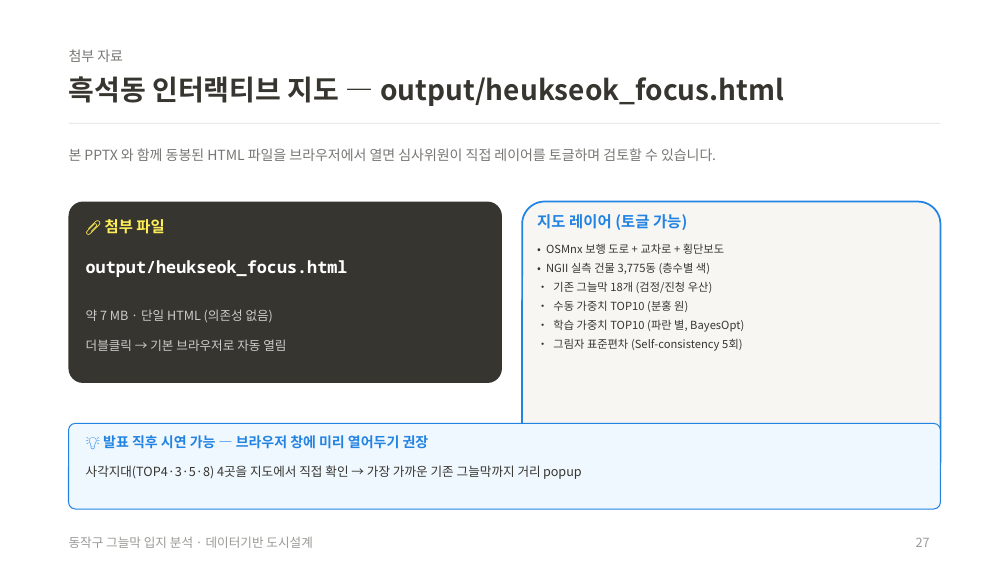
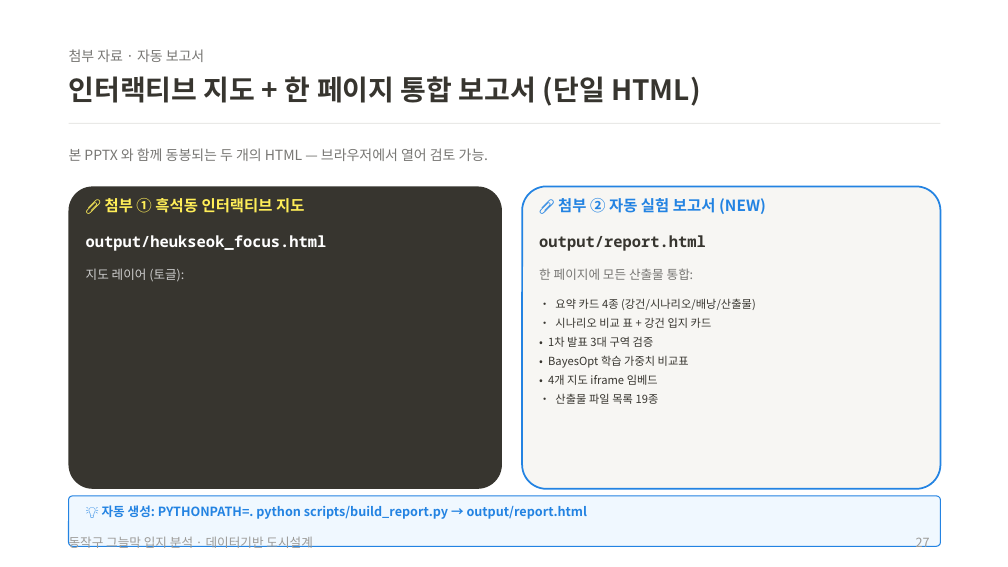
Before and after one commit to thgtot92/project_1, a slide deck: slide 27 of presentation/데이터기반_도시설계_기말_통합발표.pptx. Drawn at 1008x567 pixels with LibreOffice and Linux fonts; fonts in the diff are those of the drawing. Boxes give left, top, right and bottom in pixels: in the first picture for what was removed or moved away, otherwise in the second. Text is boxed around its words. In the diff, an @@ line names an element or a change of style, - is before the commit and + after.

```diff
--- a/presentation/데이터기반_도시설계_기말_통합발표.pptx
+++ b/presentation/데이터기반_도시설계_기말_통합발표.pptx
@@ text at (69,49,205,62): text changed @@
-첨부 자료
+첨부 자료 · 자동 보고서
@@ text at (69,76,700,106): text changed @@
-흑석동 인터랙티브 지도 — output/heukseok_focus.html
+인터랙티브 지도 + 한 페이지 통합 보고서 (단일 HTML)
@@ text at (69,148,488,161): text changed @@
-본 PPTX 와 함께 동봉된 HTML 파일을 브라우저에서 열면 심사위원이 직접 레이어를 토글하며 검토할 수 있습니다.
+본 PPTX 와 함께 동봉되는 두 개의 HTML — 브라우저에서 열어 검토 가능.
@@ rounded rectangle: place and size @@
-rounded rectangle at (69,202,502,383)
+rounded rectangle at (69,186,502,489)
@@ text at (105,198,304,213): text changed @@
-📎 첨부 파일
+📎 첨부 ① 흑석동 인터랙티브 지도
@@ rounded rectangle: place and size @@
-rounded rectangle at (522,202,940,484)
+rounded rectangle at (522,186,940,489)
@@ text added at (558,198,766,214), 11 pt, text #2383E2, bold @@
+📎 첨부 ② 자동 실험 보고서 (NEW)
@@ text "output/heukseok_focus.html": place and size @@
-text "output/heukseok_focus.html" at (86,260,348,277)
+text "output/heukseok_focus.html" at (86,235,327,251)
@@ text "output/heukseok_focus.html" at (86,235,327,251): size 12 to 11 pt @@
@@ text added at (539,235,706,251), 11 pt, text #37352F, bold @@
+output/report.html
@@ text at (86,268,184,282): text changed; size 11 to 9 pt; text colour #2383E2 to #CCCCCC; bold off @@
-지도 레이어 (토글 가능)
+지도 레이어 (토글):
@@ text added at (539,268,693,280), 9 pt, text #787774 @@
+한 페이지에 모든 산출물 통합:
@@ text removed at (546,243,744,351) @@
-• OSMnx 보행 도로 + 교차로 + 횡단보도
-• NGII 실측 건물 3,775동 (층수별 색)
-• 기존 그늘막 18개 (검정/진청 우산)
-• 수동 가중치 TOP10 (분홍 원)
-• 학습 가중치 TOP10 (파란 별, BayesOpt)
-• 그림자 표준편차 (Self-consistency 5회)
@@ text added at (548,298,756,404), 8 pt, text #37352F @@
+• 요약 카드 4종 (강건/시나리오/배낭/산출물)
+• 시나리오 비교 표 + 강건 입지 카드
+• 1차 발표 3대 구역 검증
+• BayesOpt 학습 가중치 비교표
+• 4개 지도 iframe 임베드
+• 산출물 파일 목록 19종
@@ text removed at (86,309,273,323) @@
-약 7 MB · 단일 HTML (의존성 없음)
@@ text removed at (86,339,286,351) @@
-더블클릭 → 기본 브라우저로 자동 열림
@@ text removed at (103,435,429,449) @@
-💡 발표 직후 시연 가능 — 브라우저 창에 미리 열어두기 권장
@@ text removed at (86,465,582,479) @@
-사각지대(TOP4·3·5·8) 4곳을 지도에서 직접 확인 → 가장 가까운 기존 그늘막까지 거리 popup
@@ rounded rectangle: place and size @@
-rounded rectangle at (69,423,940,509)
+rounded rectangle at (69,496,940,546)
@@ text added at (102,505,588,519), 9 pt, text #2383E2, bold @@
+💡 자동 생성: PYTHONPATH=. python scripts/build_report.py → output/report.html
```
Also in this commit, not shown: 1 other slide changed, 8 other files.
